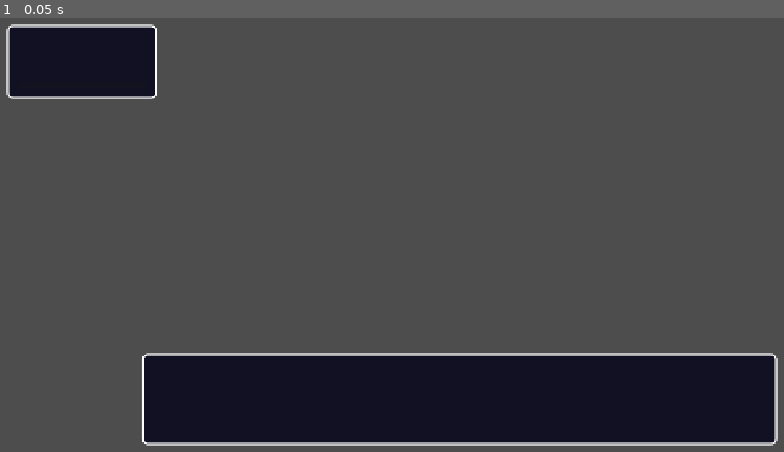
Above: before the commit, frame 1.
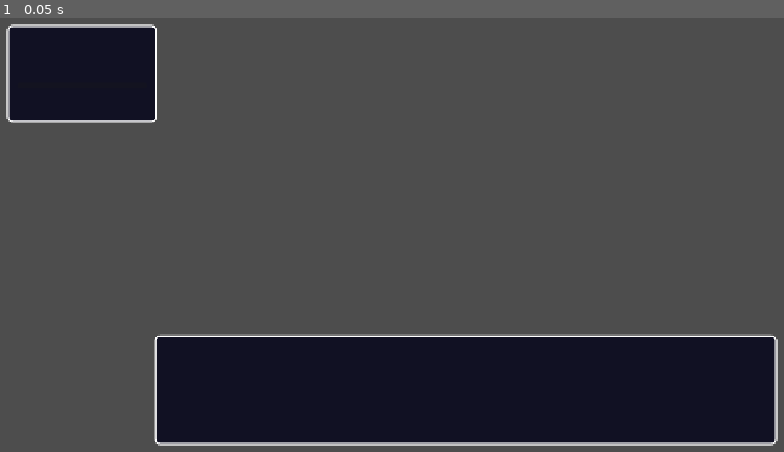
Above: after the commit, the same moment.

Repository: apergas/rpg-turnos
Game: Godot game, scene res://scenes/ui/battle_hud.tscn
Two runs of this game, one before a commit and one after it. Both use one fixed random seed, a clock stepped at 60 frames per second and the inputs below. This scene is started directly instead of the project's main scene.
Inputs:
- Up to frame 1 (0.05 s): no input

The runs differ from the first frame. In frame 1, 5.6% of the frame differs, in the area x 0-100%, y 17-99%.

Commit message:
Add the command menu with spell and potion, MP in the HUD and new battle animations

Diff:
--- a/scripts/battle/battle_actor.gd
+++ b/scripts/battle/battle_actor.gd
@@ -3,6 +3,9 @@
 ## look_at() the opponent. Animations are tweens on the inner body and can be awaited.
 
 enum Look { HERO, SLIME }
+
+const FIRE_COLOR := Color(1.0, 0.45, 0.1)
+const HEAL_COLOR := Color(0.3, 1.0, 0.4)
 
 @export var look := Look.HERO
 
@@ -90,6 +93,56 @@
 	hide()
 
 
+## Small hop with an orange glow, before a spell.
+func play_cast() -> void:
+	_set_flash(true, FIRE_COLOR)
+	var t := create_tween()
+	t.tween_property(_body, "position:y", 0.35, 0.15) \
+		.set_trans(Tween.TRANS_SINE).set_ease(Tween.EASE_OUT)
+	t.tween_property(_body, "position:y", 0.0, 0.15) \
+		.set_trans(Tween.TRANS_SINE).set_ease(Tween.EASE_IN)
+	await t.finished
+	_set_flash(false)
+
+
+## A ball of fire grows on the actor and fades while the hit plays.
+func play_burn(amount: int) -> void:
+	var mat := StandardMaterial3D.new()
+	mat.shading_mode = BaseMaterial3D.SHADING_MODE_UNSHADED
+	mat.transparency = BaseMaterial3D.TRANSPARENCY_ALPHA
+	mat.albedo_color = FIRE_COLOR
+	var ball := MeshInstance3D.new()
+	ball.mesh = _sphere(0.5)
+	ball.material_override = mat
+	ball.position = Vector3(0, _top * 0.45, 0)
+	ball.scale = Vector3.ONE * 0.2
+	add_child(ball)
+	var t := create_tween()
+	t.tween_property(ball, "scale", Vector3.ONE * 1.6, 0.3) \
+		.set_trans(Tween.TRANS_QUAD).set_ease(Tween.EASE_OUT)
+	t.parallel().tween_property(mat, "albedo_color:a", 0.0, 0.3).set_delay(0.1)
+	t.tween_callback(ball.queue_free)
+	await play_hit(amount, false)
+	if t.is_running():
+		await t.finished
+
+
+## Green glow and a green number going up.
+func play_heal(amount: int) -> void:
+	_spawn_number(amount, false, HEAL_COLOR)
+	_set_flash(true, HEAL_COLOR)
+	await get_tree().create_timer(0.35).timeout
+	_set_flash(false)
+
+
+## Wobbles side to side, for a fighter that loses its turn.
+func play_stagger() -> void:
+	var t := create_tween()
+	for angle in [12.0, -12.0, 8.0, 0.0]:
+		t.tween_property(_body, "rotation_degrees:z", angle, 0.1)
+	await t.finished
+
+
 func _build_hero() -> void:
 	_top = 2.1
 	_add_mesh(_capsule(0.32, 1.2), Color(0.75, 0.12, 0.12), Vector3(0, 0.6, 0))  # body / tunic
@@ -119,7 +172,7 @@
 		.set_trans(Tween.TRANS_SINE).set_ease(Tween.EASE_IN_OUT)
 
 
-func _spawn_number(amount: int, crit: bool) -> void:
+func _spawn_number(amount: int, crit: bool, color := Color.WHITE) -> void:
 	var label := Label3D.new()
 	label.text = str(amount)
 	label.billboard = BaseMaterial3D.BILLBOARD_ENABLED
@@ -127,7 +180,7 @@
 	label.pixel_size = 0.005
 	label.font_size = 96 if crit else 64
 	label.outline_size = 16
-	label.modulate = Color(1.0, 0.85, 0.2) if crit else Color.WHITE
+	label.modulate = Color(1.0, 0.85, 0.2) if crit else color
 	label.position = Vector3(0, _top, 0)
 	add_child(label)
 	var t := label.create_tween().set_parallel()
@@ -136,10 +189,10 @@
 	t.chain().tween_callback(label.queue_free)
 
 
-func _set_flash(on: bool) -> void:
+func _set_flash(on: bool, color := Color.WHITE) -> void:
 	for mat in _materials:
 		mat.emission_enabled = on
-		mat.emission = Color.WHITE
+		mat.emission = color
 		mat.emission_energy_multiplier = 1.5
 
 
--- a/scripts/battle/battle_scene.gd
+++ b/scripts/battle/battle_scene.gd
@@ -68,7 +68,7 @@
 	ui.add_child(_result)
 	_result.continue_requested.connect(_finish)
 	engine = BattleEngine.new(hero, enemy, _rng, inventory)
-	_hud.set_hero(hero)
+	_hud.set_hero(hero, inventory.count(Inventory.POTION))
 	await _say("¡Un %s salvaje aparece!" % enemy.display_name)
 	_ask_command()
 
@@ -134,8 +134,11 @@
 			_focus_camera(target)
 			await _actor(event.actor).play_attack(target.global_position)
 		BattleEvent.SKILL:
+			if event.actor == BattleEvent.HERO:
+				_hud.update_mp(event.mp_left, hero.max_mp)
 			await _say("¡%s lanza %s!" % [_fighter(event.actor).display_name, event.name])
 			_focus_camera(_actor(event.target))
+			await _actor(event.actor).play_cast()
 		BattleEvent.MISS:
 			await _actor(event.target).play_dodge()
 			_reset_camera()
@@ -143,7 +146,10 @@
 		BattleEvent.DAMAGE:
 			if event.crit:
 				_shake_camera()
-			await _actor(event.target).play_hit(event.amount, event.crit)
+			if event.magic:
+				await _actor(event.target).play_burn(event.amount)
+			else:
+				await _actor(event.target).play_hit(event.amount, event.crit)
 			_reset_camera()
 			if event.target == BattleEvent.HERO:
 				_hud.update_hp(event.hp_left, hero.max_hp)
@@ -152,13 +158,16 @@
 			await _say("¡%s recibe %d de daño!" % [
 				_fighter(event.target).display_name, event.amount])
 		BattleEvent.ITEM:
+			_hud.set_potions(inventory.count(Inventory.POTION))
 			await _say("¡%s usa una %s!" % [_fighter(event.actor).display_name, event.name])
 		BattleEvent.HEAL:
+			await _actor(event.target).play_heal(event.amount)
 			if event.target == BattleEvent.HERO:
 				_hud.update_hp(event.hp_left, hero.max_hp)
 			await _say("¡%s recupera %d PV!" % [
 				_fighter(event.target).display_name, event.amount])
 		BattleEvent.STAGGER:
+			await _actor(event.actor).play_stagger()
 			await _say("El %s se tambalea." % _fighter(event.actor).display_name)
 		BattleEvent.DEFEATED:
 			await _actor(event.target).play_defeat()
@@ -170,7 +179,9 @@
 			await _say("¡Has ganado! Obtienes %d EXP." % event.exp)
 		BattleEvent.LEVEL_UP:
 			_new_level = event.level
+			_hud.update_level(event.level)
 			_hud.update_hp(hero.hp, hero.max_hp)
+			_hud.update_mp(hero.mp, hero.max_mp)
 			await _say("¡%s sube al nivel %d!" % [hero.display_name, event.level])
 			await _say(_gains_text(event.gains))
 		BattleEvent.DROP:
--- a/scripts/ui/battle_hud.gd
+++ b/scripts/ui/battle_hud.gd
@@ -1,7 +1,10 @@
 class_name BattleHud extends Control
 ## Dragon Quest style battle UI: hero status (top left), command menu and message
-## window (bottom). show_message() can be awaited: it types the text out and returns
-## when the player advances (click, Enter, Space) or after a short auto-advance.
+## window (bottom). The menu lists "Atacar", the hero's first skill and the potion;
+## the last two are disabled without enough MP or potions. Up / down move between
+## commands, Enter / Space or a click choose one. show_message() can be awaited: it
+## types the text out and returns when the player advances (click, Enter, Space) or
+## after a short auto-advance.
 
 signal command_chosen(cmd: Dictionary)
 
@@ -12,10 +15,14 @@
 var _name_label: Label
 var _hp_label: Label
 var _hp_bar: ProgressBar
+var _mp_label: Label
 var _menu: PanelContainer
 var _attack_button: Button
+var _skill_button: Button
+var _item_button: Button
 var _message: Label
-var _hero_name := ""
+var _hero: Combatant
+var _potions := 0
 var _hp_fill := StyleBoxFlat.new()
 var _menu_active := false
 var _advance_requested := false
@@ -29,10 +36,16 @@
 	hide_menu()
 
 
-func set_hero(c: Combatant) -> void:
-	_hero_name = c.display_name
-	_name_label.text = c.display_name
+func set_hero(c: Combatant, potions: int) -> void:
+	_hero = c
+	_potions = potions
+	update_level(c.level)
 	update_hp(c.hp, c.max_hp)
+	update_mp(c.mp, c.max_mp)
+
+
+func update_level(level: int) -> void:
+	_name_label.text = "%s  Nv %d" % [_hero.display_name, level]
 
 
 func update_hp(hp: int, max_hp: int) -> void:
@@ -48,12 +61,27 @@
 		_hp_fill.bg_color = Color(0.2, 0.75, 0.25)
 
 
+func update_mp(mp: int, max_mp: int) -> void:
+	_mp_label.text = "PM %d / %d" % [mp, max_mp]
+
+
+func set_potions(n: int) -> void:
+	_potions = n
+
+
 ## The menu keeps its layout slot (only fades out) so the message window never resizes.
 func show_menu() -> void:
 	_menu_active = true
 	_menu.modulate.a = 1.0
-	_attack_button.disabled = false
-	_message.text = "¿Qué hará %s?" % _hero_name
+	_set_enabled(_attack_button, true)
+	var skill := _skill()
+	_skill_button.visible = skill != null
+	if skill != null:
+		_skill_button.text = "%s (%d PM)" % [skill.display_name, skill.mp_cost]
+		_set_enabled(_skill_button, _hero.mp >= skill.mp_cost)
+	_item_button.text = "%s ×%d" % [Inventory.display_name(Inventory.POTION), _potions]
+	_set_enabled(_item_button, _potions > 0)
+	_message.text = "¿Qué hará %s?" % _hero.display_name
 	_message.visible_characters = -1
 	_attack_button.grab_focus()
 
@@ -61,8 +89,8 @@
 func hide_menu() -> void:
 	_menu_active = false
 	_menu.modulate.a = 0.0
-	_attack_button.release_focus()
-	_attack_button.disabled = true
+	for button in [_attack_button, _skill_button, _item_button]:
+		_set_enabled(button, false)
 
 
 func show_message(text: String) -> void:
@@ -98,10 +126,9 @@
 	return panel
 
 
+## While the menu is open the focused button handles Enter / Space itself.
 func _unhandled_input(event: InputEvent) -> void:
-	if _menu_active and event.is_action_pressed("ui_accept"):
-		get_viewport().set_input_as_handled()
-		_on_attack_pressed()
+	if _menu_active:
 		return
 	var mouse := event as InputEventMouseButton
 	var click := mouse != null and mouse.pressed and mouse.button_index == MOUSE_BUTTON_LEFT
@@ -126,6 +153,8 @@
 	_hp_bar.mouse_filter = Control.MOUSE_FILTER_IGNORE
 	_hp_bar.add_theme_stylebox_override("fill", _hp_fill)
 	box.add_child(_hp_bar)
+	_mp_label = _label()
+	box.add_child(_mp_label)
 
 
 func _build_bottom() -> void:
@@ -133,24 +162,27 @@
 	row.set_anchors_preset(Control.PRESET_BOTTOM_WIDE)
 	row.offset_left = 24
 	row.offset_right = -24
-	row.offset_top = -170
+	row.offset_top = -200
 	row.offset_bottom = -24
 	row.add_theme_constant_override("separation", 16)
 	row.mouse_filter = Control.MOUSE_FILTER_IGNORE
 	add_child(row)
 
 	_menu = make_window()
-	_menu.custom_minimum_size = Vector2(200, 0)
+	_menu.custom_minimum_size = Vector2(220, 0)
 	row.add_child(_menu)
 	var commands := VBoxContainer.new()
+	commands.add_theme_constant_override("separation", 0)
 	_menu.add_child(commands)
-	_attack_button = Button.new()
-	_attack_button.text = "Atacar"
-	_attack_button.flat = true
-	_attack_button.alignment = HORIZONTAL_ALIGNMENT_LEFT
-	_attack_button.add_theme_font_size_override("font_size", FONT_SIZE)
-	_attack_button.pressed.connect(_on_attack_pressed)
+	_attack_button = _command_button("Atacar")
+	_attack_button.pressed.connect(func() -> void: _choose(BattleEngine.cmd_attack()))
 	commands.add_child(_attack_button)
+	_skill_button = _command_button("")
+	_skill_button.pressed.connect(func() -> void: _choose(BattleEngine.cmd_skill(_skill())))
+	commands.add_child(_skill_button)
+	_item_button = _command_button("")
+	_item_button.pressed.connect(func() -> void: _choose(BattleEngine.cmd_item(Inventory.POTION)))
+	commands.add_child(_item_button)
 
 	var message_window := make_window()
 	message_window.size_flags_horizontal = Control.SIZE_EXPAND_FILL
@@ -161,6 +193,29 @@
 	message_window.add_child(_message)
 
 
+func _command_button(text: String) -> Button:
+	var button := Button.new()
+	button.text = text
+	button.flat = true
+	button.alignment = HORIZONTAL_ALIGNMENT_LEFT
+	button.add_theme_font_size_override("font_size", FONT_SIZE)
+	return button
+
+
+## Disabled buttons also leave the focus chain, so up / down skip them.
+func _set_enabled(button: Button, enabled: bool) -> void:
+	button.disabled = not enabled
+	button.focus_mode = Control.FOCUS_ALL if enabled else Control.FOCUS_NONE
+	if not enabled:
+		button.release_focus()
+
+
+func _skill() -> Skill:
+	if _hero == null or _hero.skills.is_empty():
+		return null
+	return _hero.skills[0]
+
+
 func _label() -> Label:
 	var label := Label.new()
 	label.add_theme_font_size_override("font_size", FONT_SIZE)
@@ -168,6 +223,8 @@
 	return label
 
 
-func _on_attack_pressed() -> void:
+func _choose(cmd: Dictionary) -> void:
+	if not _menu_active:
+		return
 	hide_menu()
-	command_chosen.emit(BattleEngine.cmd_attack())
+	command_chosen.emit(cmd)
